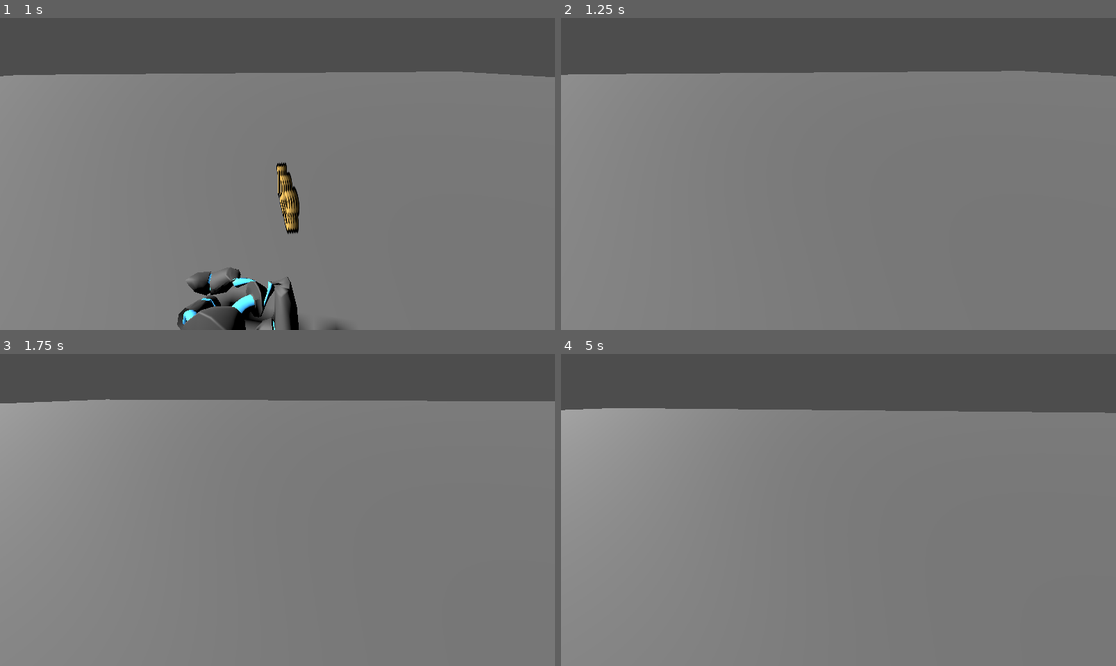
Above: before the commit, frames 1-4 (two rows, left to right).
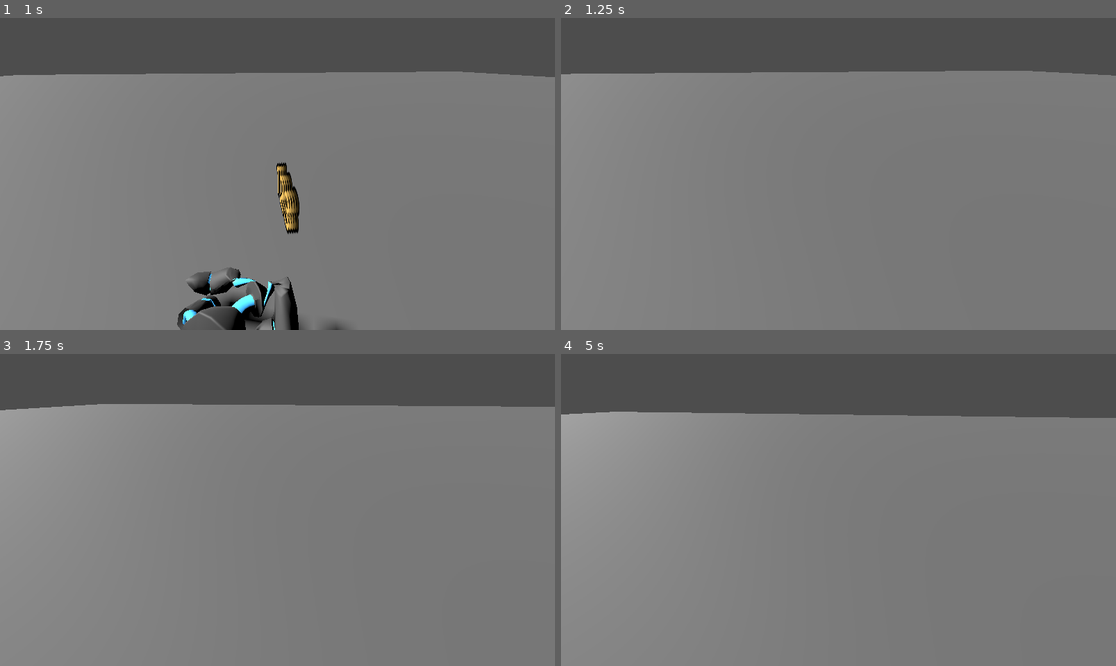
Above: after the commit, the same moments.

Repository: ambiguousname/bigmode-2025
Game: Godot game, scene res://ragdoll_test.tscn
The game is run twice, just before and just after one commit, with the same random seed, the same clock (stepped at 60 frames per second) and the same inputs.
Inputs (mouse positions are in pixels of both pictures, inside the frame that each line leads up to):
- Up to frame 1 (1 s): move the mouse to (305, 174) at 0.52 s; hold W (move_forward) from 0.53 s (still down); hold Space (jump) from 0.53 s (still down)
- Up to frame 2 (1.25 s): keep holding W (move_forward); keep holding Space (jump)
- Up to frame 3 (1.75 s): keep holding W (move_forward); move the mouse to (249, 510) at 1.27 s; release Space (jump) at 1.28 s; tap Space (jump) at 1.35, 1.52 s
- Up to frame 4 (5 s): keep holding W (move_forward); tap Space (jump) at 1.82, 2.85, 3.02, 3.32, 4.35, 4.52, 4.82 s; move the mouse to (849, 503) at 2.02 s; hold Space (jump) 2.03-2.78 s; tap Enter at 2.75 s; move the mouse to (832, 516) at 2.77 s; move the mouse to (877, 513) at 3.52 s; hold Space (jump) 3.53-4.28 s; move the mouse to (794, 506) at 4.27 s

Frame 1 is identical in both runs. In frame 2, 0.1% of the frame differs, in the area x 0-100%, y 16-19%; in frame 3, 1.6%, in the area x 0-100%, y 14-19%; in frame 4, 1.4%.

Commit message:
Add stronger gravity on down

Diff:
--- a/player/player.gd
+++ b/player/player.gd
@@ -27,7 +27,10 @@
 		velocity.x *= AIR_FRICTION;
 		velocity.z *= AIR_FRICTION;
 
-	velocity += gravity * delta;
+	var grav_str = 1.0;
+	if velocity.y < 0:
+		grav_str = 1.5;
+	velocity += gravity * delta * grav_str;
 
 	var move_dir_vec2 = Input.get_vector(&"move_left", &"move_right", &"move_forward", &"move_back")
 
@@ -35,12 +38,13 @@
 	move_dir.y = 0;
 	move_dir = move_dir.normalized();
 
+
+	if jumping and velocity.y <= 0 and is_on_floor():
+		jumping = false;
+
 	if jump > 0.5 and is_on_floor() and not jumping:
 		move_dir += Vector3.UP * JUMP_STR;
 		jumping = true;
 
-	if jumping and velocity.y <= 0 and is_on_floor():
-		jumping = false;
-
 	velocity += move_dir;
 	move_and_slide();
